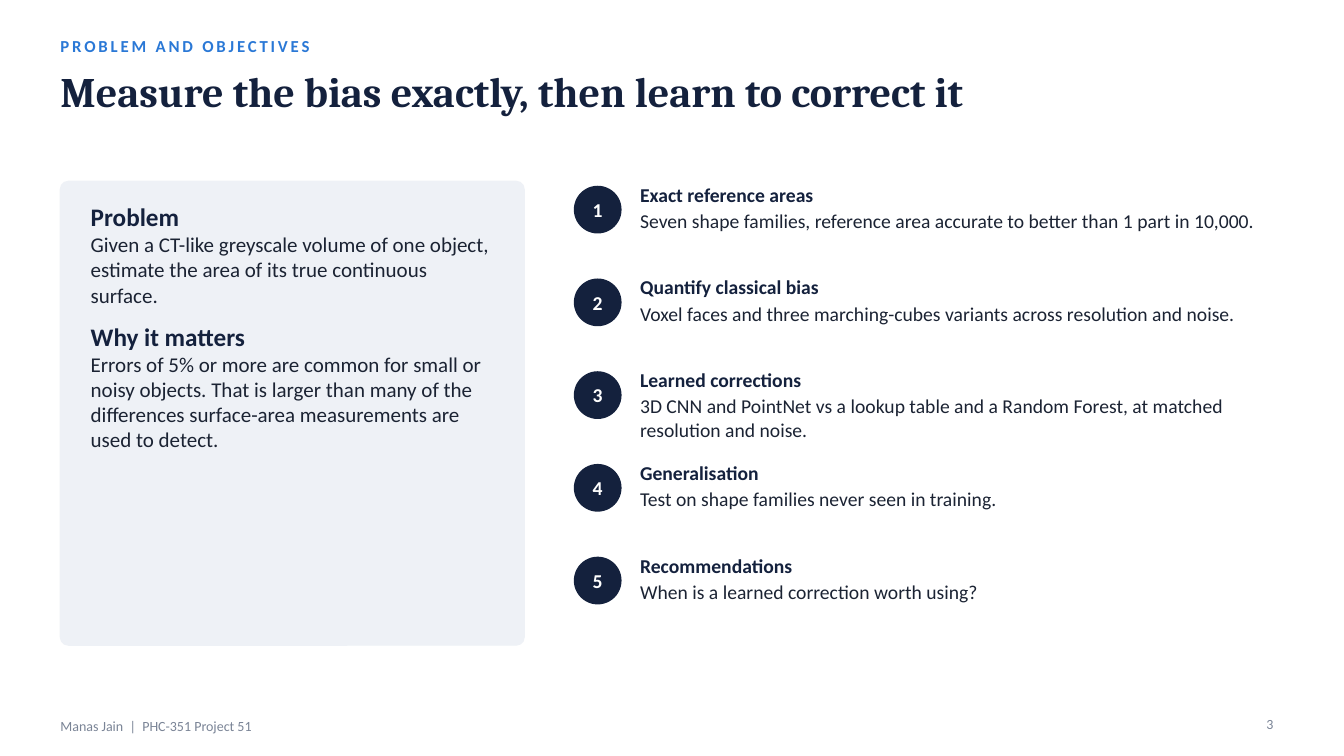
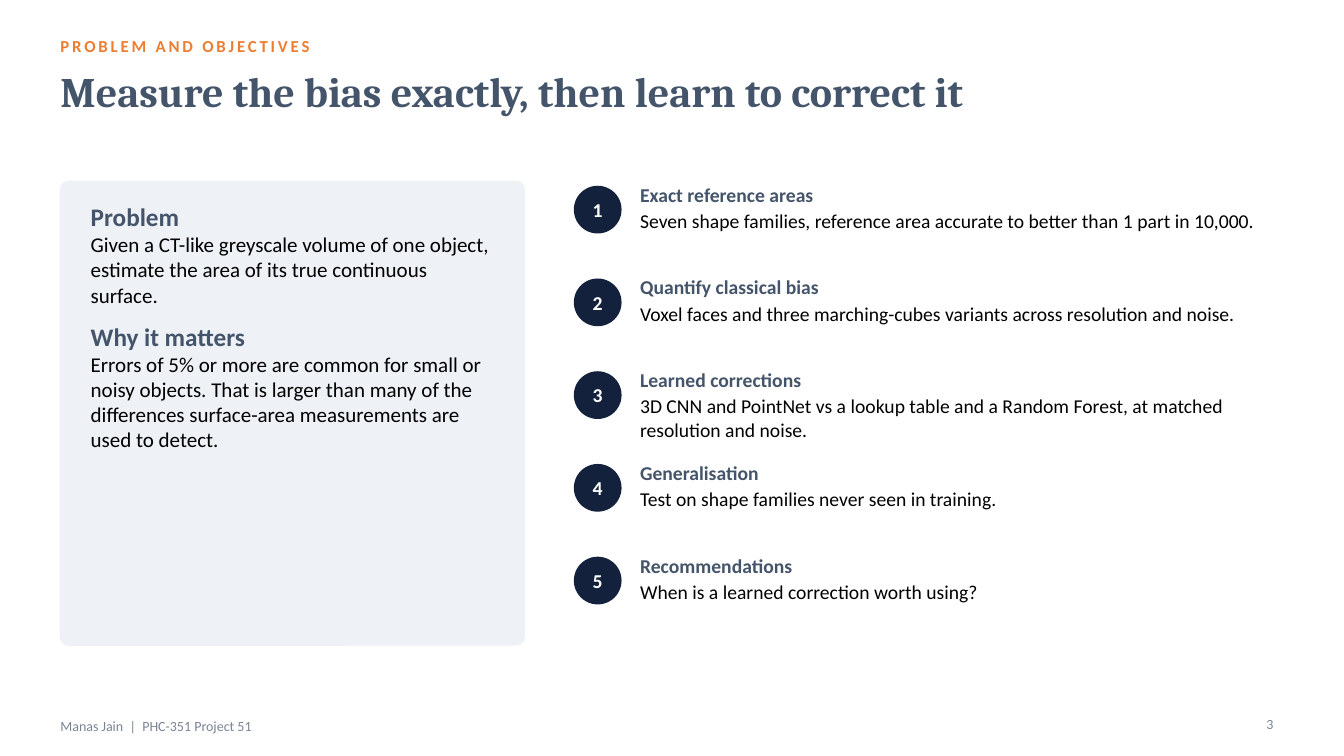
Before and after one commit to manasj756/AI-Based-3D-Surface-Area-Estimation, a slide deck: slide 3 of slides/Project51_ManasJain.pptx. Drawn at 1344x756 pixels with LibreOffice and Linux fonts; fonts in the diff are those of the drawing. Boxes give left, top, right and bottom in pixels: in the first picture for what was removed or moved away, otherwise in the second. Text is boxed around its words. In the diff, an @@ line names an element or a change of style, - is before the commit and + after.

```diff
--- a/slides/Project51_ManasJain.pptx
+++ b/slides/Project51_ManasJain.pptx
@@ text "PROBLEM AND OBJECTIVES" at (60,41,309,52): text colour #2A78D6 to #ED7D31 @@
@@ title "Measure the bias exactly, then ..." at (60,78,963,116): text colour #14213D to #44546A @@
@@ text "Problem" at (91,208,489,447): text colour #14213D to #44546A in "Problem", "Why it matters"; text colour #1B2333 to #000000 @@
@@ text "Exact reference areas" at (640,188,1254,231): text colour #14213D to #44546A in "Exact reference areas"; text colour #1B2333 to #000000 in "Seven shape families, reference area accurate to ..." @@
@@ text "Quantify classical bias" at (640,280,1235,325): text colour #14213D to #44546A in "Quantify classical bias"; text colour #1B2333 to #000000 in "Voxel faces and three marching-cubes variants across ..." @@
@@ text "Learned corrections" at (640,373,1223,437): text colour #14213D to #44546A in "Learned corrections"; text colour #1B2333 to #000000 in "3D CNN and PointNet vs a lookup ..." @@
@@ text "Generalisation" at (640,466,996,510): text colour #14213D to #44546A in "Generalisation"; text colour #1B2333 to #000000 in "Test on shape families never seen in ..." @@
@@ text "Recommendations" at (640,559,977,603): text colour #14213D to #44546A in "Recommendations"; text colour #1B2333 to #000000 in "When is a learned correction worth using?" @@
```
Also in this commit, not shown: 15 other slides changed, 47 other files.
